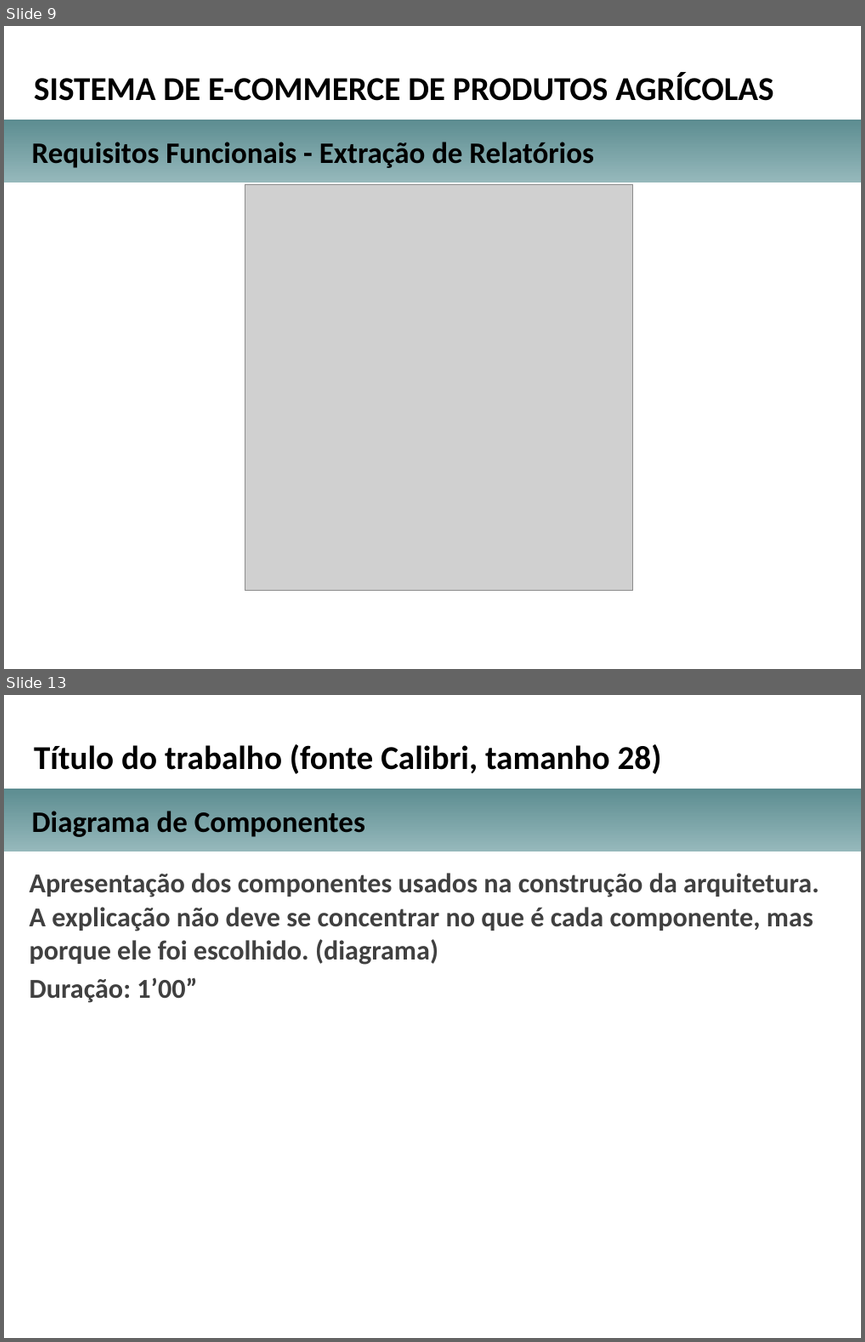
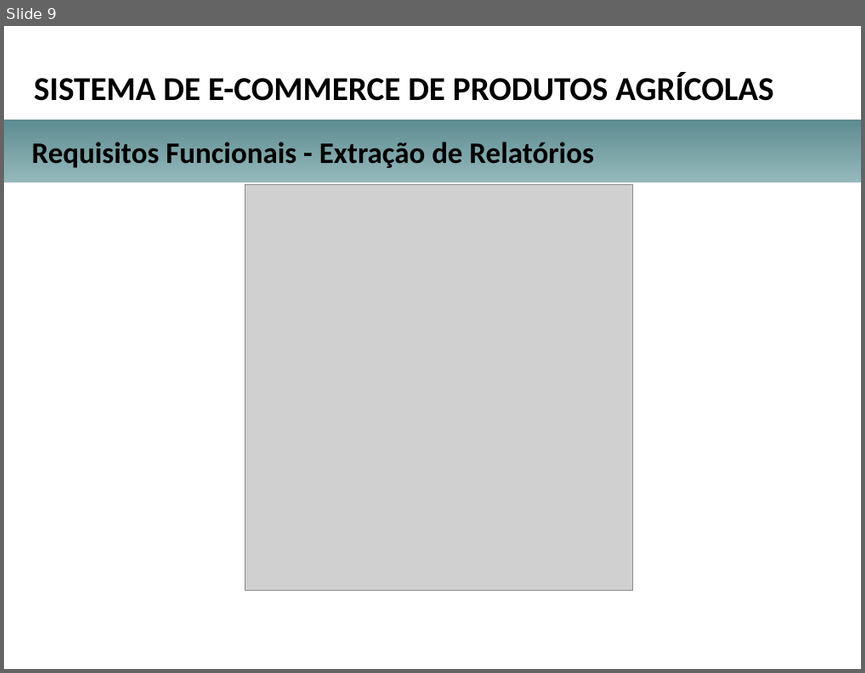
Before and after one commit to herberton/tcc, a slide deck: apresentacao.pptx. Shown one above the other, each under a label of ours: slides 9 and 13 before the commit, slide 9 after it; the slides between them are not shown. The pictures are 865x1342 and 865x673 pixels, drawn with LibreOffice and Linux fonts; fonts in the diff are those of the drawing; grey boxes stand for pictures; background and template pictures are left out. Boxes give left, top, right and bottom in pixels: in the first picture for what was removed or moved away, otherwise in the second. Text is boxed around its words. In the diff, an @@ line names an element or a change of style, - is before the commit and + after.

```diff
--- a/apresentacao.pptx
+++ b/apresentacao.pptx
@@ slide 13 removed at (4,695,861,1338), background picture (left out) @@
@@ text removed at (34,744,662,774) @@
-Título do trabalho (fonte Calibri, tamanho 28)
@@ rectangle removed at (4,789,861,851) @@
@@ text removed at (32,811,365,837) @@
-Diagrama de Componentes
@@ text removed at (30,873,819,1003) @@
-Apresentação dos componentes usados na construção da arquitetura. A explicação não deve se concentrar no que é cada componente, mas porque ele foi escolhido. (diagrama)
-Duração: 1’00”
```
Also in this commit, not shown: 6 slides changed, 8 slides added, 2 other slides removed, 1 other file.
